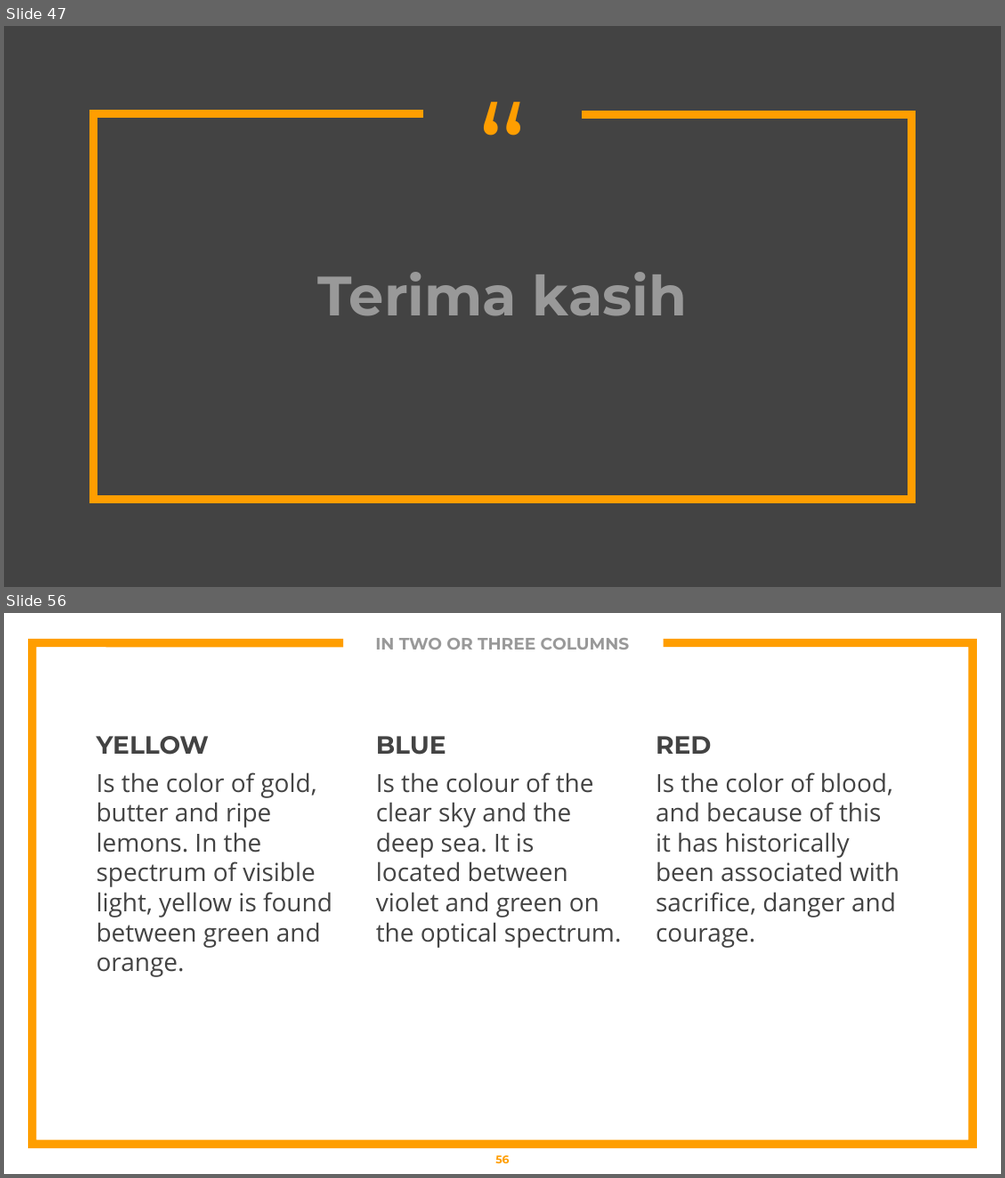
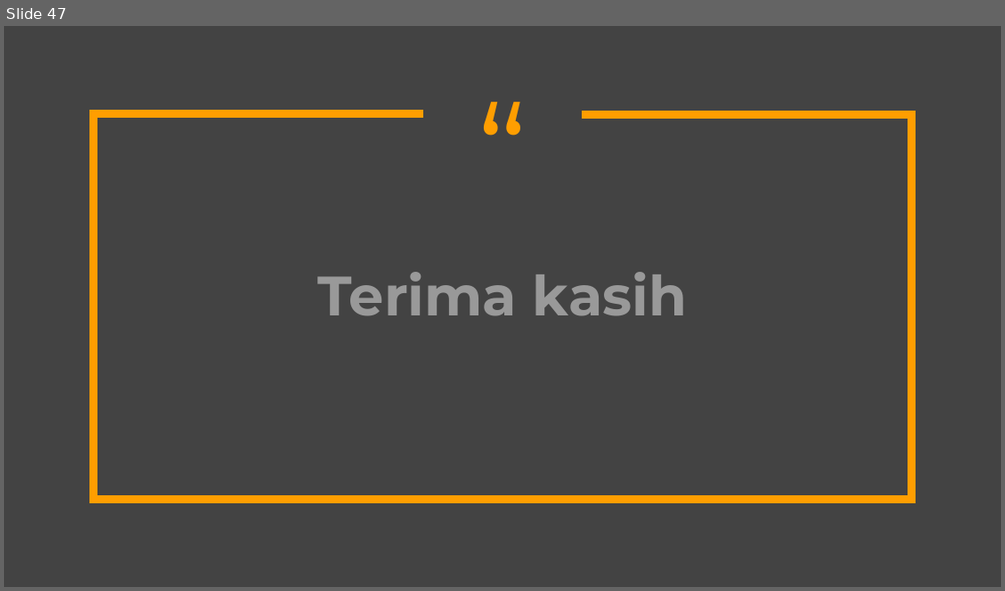
Before and after one commit to bagusco/R-OJK, a slide deck: Regresi OJK.pptx. Shown one above the other, each under a label of ours: slides 47 and 56 before the commit, slide 47 after it; the slides between them are not shown. The pictures are 1005x1178 and 1005x591 pixels, drawn with LibreOffice and Linux fonts; fonts in the diff are those of the drawing. Boxes give left, top, right and bottom in pixels: in the first picture for what was removed or moved away, otherwise in the second. Text is boxed around its words. In the diff, an @@ line names an element or a change of style, - is before the commit and + after.

```diff
--- a/Regresi OJK.pptx
+++ b/Regresi OJK.pptx
@@ slide 56 removed at <box>4,613,1001,1174</box>, background #FFFFFF @@
@@ title removed at <box>375,638,630,649</box> @@
-IN TWO OR THREE COLUMNS
@@ freeform shape removed at <box>32,643,972,1144</box> @@
@@ text removed at <box>97,736,332,977</box> @@
-YELLOW
-Is the color of gold, butter and ripe lemons. In the spectrum of visible light, yellow is found between green and orange.
@@ text removed at <box>376,736,621,948</box> @@
-BLUE
-Is the colour of the clear sky and the deep sea. It is located between violet and green on the optical spectrum.
@@ text removed at <box>655,736,899,948</box> @@
-RED
-Is the color of blood, and because of this it has historically been associated with sacrifice, danger and courage.
@@ page number removed at <box>495,1155,509,1163</box> @@
-56
```
Also in this commit, not shown: 1 slide changed, 27 other slides removed.
